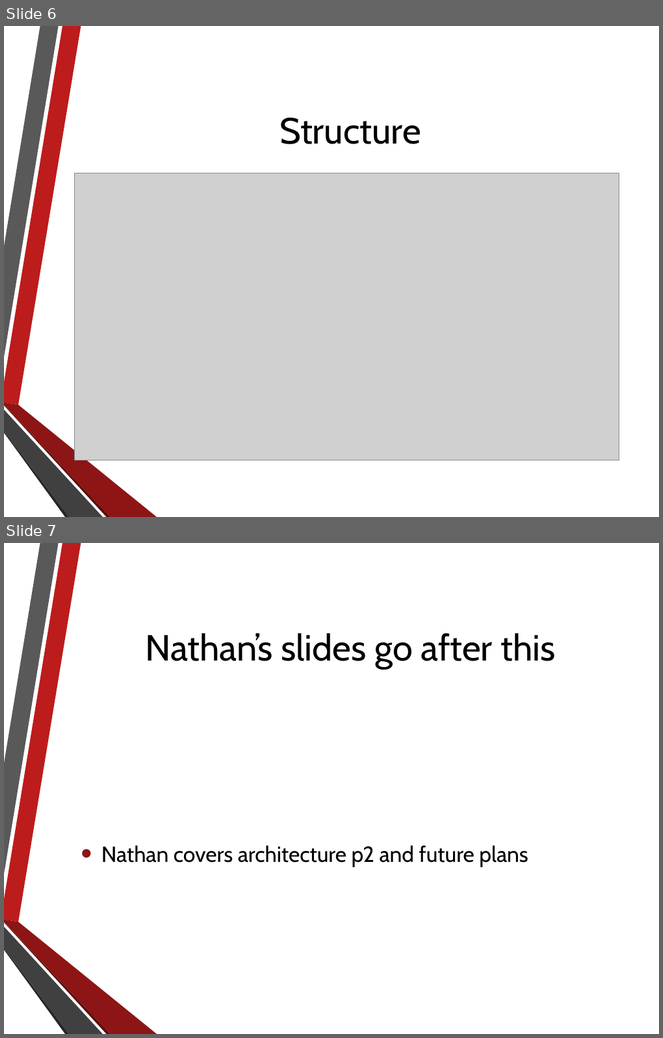
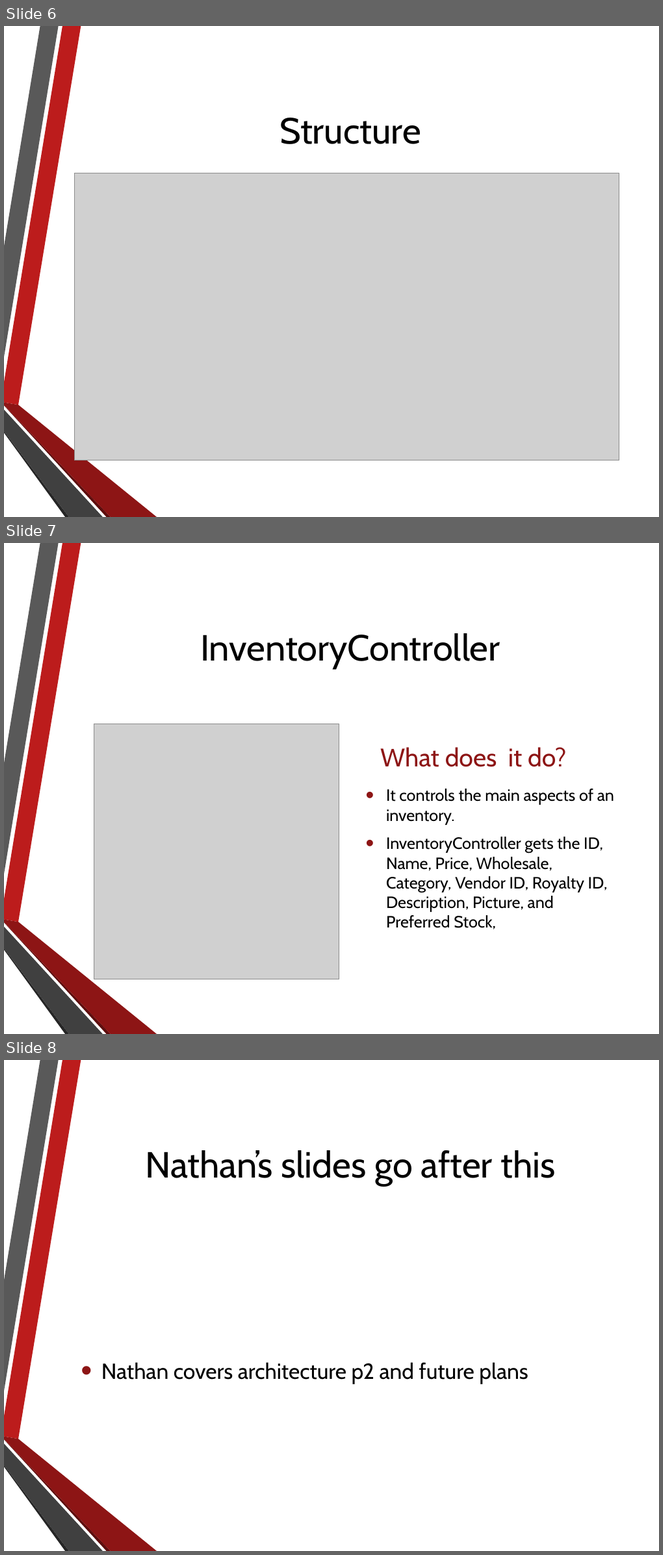
Before and after one commit to NathanielInman/IMS, a slide deck: Presentation.pptx. Shown one above the other, each under a label of ours: slides 6 and 7 before the commit, slides 6, 7 and 8 after it. The pictures are 663x1038 and 663x1555 pixels, drawn with LibreOffice and Linux fonts; fonts in the diff are those of the drawing; grey boxes stand for pictures; background and template pictures are left out. Boxes give left, top, right and bottom in pixels: in the first picture for what was removed or moved away, otherwise in the second. Text is boxed around its words. In the diff, an @@ line names an element or a change of style, - is before the commit and + after.

Commit message:
InventoryController Presenation Portion
Decribed what inventoryController does.

```diff
--- a/Presentation.pptx
+++ b/Presentation.pptx
@@ slide 7 added at [4, 543, 659, 1034], background picture (left out); not listed: 6 template elements that a slide beside it also shows @@
@@ title added at [200, 633, 500, 669], 40 pt, text #000000 @@
+InventoryController
@@ picture added at [94, 724, 339, 979] @@
@@ text added at [380, 747, 566, 767], 28 pt, text #8D1515 @@
+What does it do?
@@ text added at [386, 789, 614, 930], 18 pt, text #000000 @@
+• It controls the main aspects of an inventory.
+• InventoryController gets the ID, Name, Price, Wholesale, Category, Vendor ID, Royalty ID, Description, Picture, and Preferred Stock,
@@ what was slide 7 is now slide 8 @@
```
Also in this commit, not shown: 2 other files.
